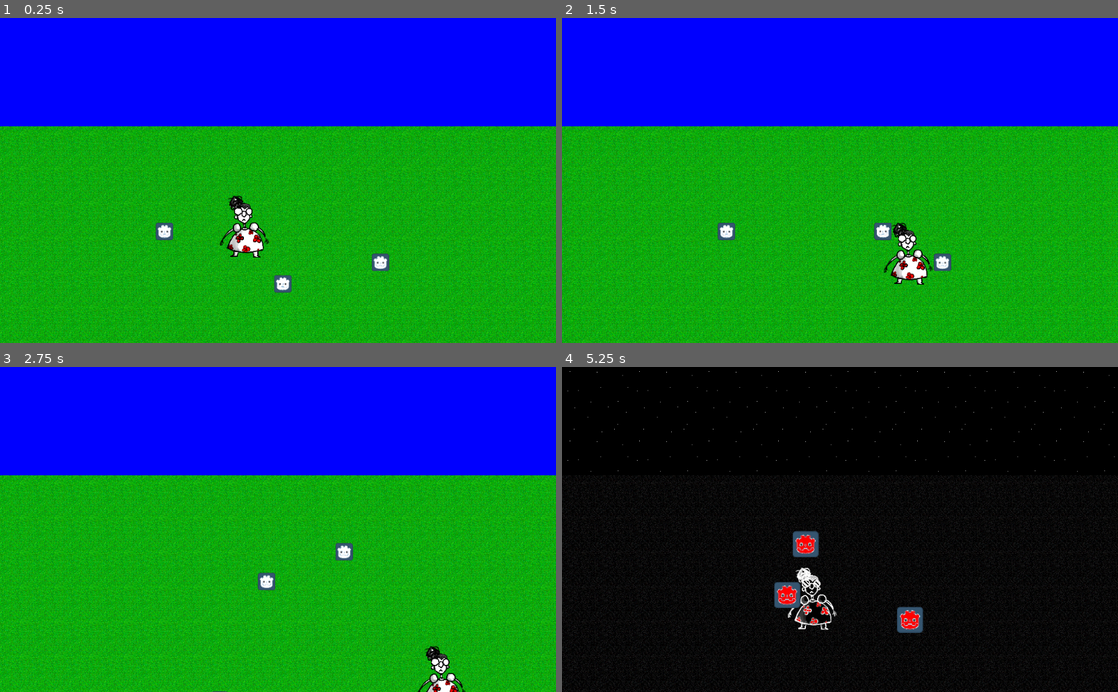
Above: before the commit, frames 1-4 (two rows, left to right).
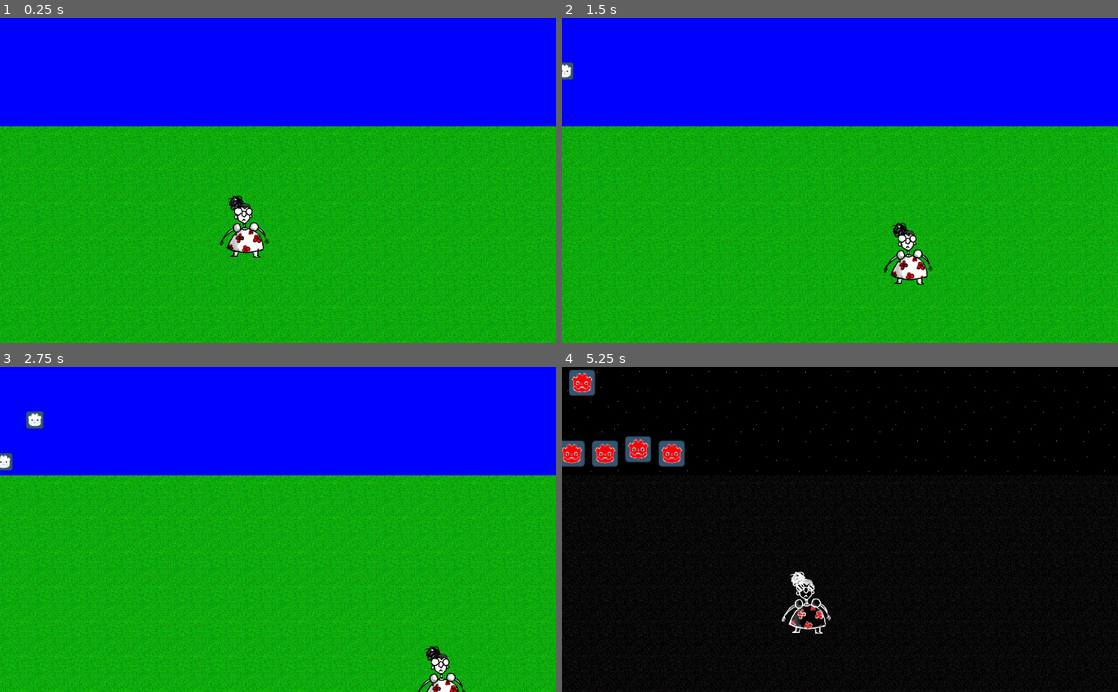
Above: after the commit, the same moments.

Repository: HedgeLizards/GGJ22
Game: Godot game, scene res://scenes/Main.tscn
The game is run twice, just before and just after one commit, with the same random seed, the same clock (stepped at 60 frames per second) and the same inputs. The engine's default icon, where the game draws it, is replaced by a stand-in: a white triangle on a blue panel in a dark square.
Inputs (mouse positions are in pixels of both pictures, inside the frame that each line leads up to):
- Up to frame 1 (0.25 s): no input
- Up to frame 2 (1.5 s): tap Enter at 0.5 s; move the mouse to (962, 164) at 0.52 s; press the mouse at (962, 164) at 0.53 s; hold D (right) 0.53-1.28 s; move the mouse to (728, 196) at 1.27 s; release the mouse at (728, 196) at 1.28 s; hold S (down) from 1.28 s (still down); click (728, 196) at 1.35 s
- Up to frame 3 (2.75 s): move the mouse to (333, 458) at 2.02 s; release S (down) at 2.03 s; press the mouse at (333, 458) at 2.03 s; hold D (right) from 2.03 s (still down)
- Up to frame 4 (5.25 s): move the mouse to (812, 594) at 2.77 s; release D (right) at 2.78 s; release the mouse at (812, 594) at 2.78 s; hold W (up) 2.78-3.53 s; click (812, 594) at 2.85 s; move the mouse to (1006, 578) at 3.52 s; press the mouse at (1006, 578) at 3.53 s; hold A (left) 3.53-5.03 s; move the mouse to (673, 480) at 4.27 s; release the mouse at (673, 480) at 4.28 s; click (673, 480) at 4.35 s; move the mouse to (867, 529) at 5.02 s; press the mouse at (867, 529) at 5.03 s; hold S (down) from 5.03 s (still down)

The runs differ from the first frame. In frame 1, 0.5% of the frame differs, in the area x 28-70%, y 63-85%; in frame 2, 0.6%; in frame 3, 0.6%; in frame 4, 3.8%, in the area x 0-65%, y 0-83%.

Commit message:
spawner and gles2

Diff:
--- a/project.godot
+++ b/project.godot
@@ -62,5 +62,6 @@
 
 [rendering]
 
+quality/driver/driver_name="GLES2"
 quality/intended_usage/framebuffer_allocation=0
 quality/intended_usage/framebuffer_allocation.mobile=1
--- a/scenes/Main.tscn
+++ b/scenes/Main.tscn
@@ -1,10 +1,10 @@
 [gd_scene load_steps=12 format=2]
 
-[ext_resource path="res://scenes/Rabbit.tscn" type="PackedScene" id=1]
 [ext_resource path="res://scripts/Tooltip.gd" type="Script" id=2]
 [ext_resource path="res://scenes/Player.tscn" type="PackedScene" id=3]
 [ext_resource path="res://scenes/Edge.tscn" type="PackedScene" id=4]
 [ext_resource path="res://scripts/Main.gd" type="Script" id=5]
+[ext_resource path="res://scripts/Spawner.gd" type="Script" id=6]
 [ext_resource path="res://scripts/DayNight.gd" type="Script" id=7]
 [ext_resource path="res://assets/day_background.png" type="Texture" id=8]
 [ext_resource path="res://assets/night_background.png" type="Texture" id=9]
@@ -84,15 +84,6 @@
 [node name="Player" parent="." groups=["dual"] instance=ExtResource( 3 )]
 position = Vector2( 450, 385 )
 
-[node name="Rabbit" parent="." instance=ExtResource( 1 )]
-position = Vector2( 284, 400 )
-
-[node name="Rabbit2" parent="." instance=ExtResource( 1 )]
-position = Vector2( 505, 503 )
-
-[node name="Rabbit3" parent="." instance=ExtResource( 1 )]
-position = Vector2( 683, 442 )
-
 [node name="LeftEdge" parent="." instance=ExtResource( 4 )]
 position = Vector2( -6, 493 )
 scale = Vector2( 1, 50 )
@@ -104,6 +95,7 @@
 [node name="TopEdge" parent="." instance=ExtResource( 4 )]
 position = Vector2( 667, 200 )
 scale = Vector2( 70, 1 )
+collision_layer = 7
 
 [node name="BottomEdge" parent="." instance=ExtResource( 4 )]
 position = Vector2( 681, 982 )
@@ -121,9 +113,14 @@
 wait_time = 5.0
 one_shot = true
 
+[node name="Spawner" type="Timer" parent="."]
+autostart = true
+script = ExtResource( 6 )
+
 [connection signal="tween_completed" from="Tooltip/Tween" to="Tooltip" method="_on_Tween_tween_completed"]
 [connection signal="tween_step" from="Tooltip/Tween" to="Tooltip" method="_on_Tween_tween_step"]
 [connection signal="timeout" from="DayNight/DayEnd" to="Tooltip" method="_on_DayEnd_timeout"]
 [connection signal="timeout" from="DayNight/DayEnd" to="DayNight" method="_on_DayEnd_timeout"]
 [connection signal="timeout" from="DayNight/NightEnd" to="Tooltip" method="_on_NightEnd_timeout"]
 [connection signal="timeout" from="DayNight/NightEnd" to="DayNight" method="_on_NightEnd_timeout"]
+[connection signal="timeout" from="Spawner" to="Spawner" method="_on_Spawner_timeout"]
--- a/scenes/Player.tscn
+++ b/scenes/Player.tscn
@@ -8,6 +8,8 @@
 extents = Vector2( 16, 16 )
 
 [node name="Player" type="KinematicBody2D"]
+collision_layer = 3
+collision_mask = 3
 script = ExtResource( 1 )
 
 [node name="Day" type="Sprite" parent="."]
--- a/scenes/Rabbit.tscn
+++ b/scenes/Rabbit.tscn
@@ -11,7 +11,8 @@
 radius = 30.0
 
 [node name="Rabbit" type="KinematicBody2D" groups=["bunnies", "dual"]]
-collision_layer = 5
+collision_layer = 6
+collision_mask = 2
 script = ExtResource( 2 )
 
 [node name="DayShape" type="CollisionShape2D" parent="."]
--- a/scripts/Rabbit.gd
+++ b/scripts/Rabbit.gd
@@ -8,22 +8,44 @@
 var speed = 200
 var evil = false
 var health = 10
+var edge_distance = 150
 
 
 const DeadBunny = preload("res://scenes/DeadBunny.tscn")
 
 # Called when the node enters the scene tree for the first time.
 func _ready():
-	pass # Replace with function body.
+	daychange(get_node("/root/Main/DayNight").is_night())
 
 func _on_RethinkTimer_timeout():
-	if status == Status.IDLE:
+	rethink()
+
+func rethink():
+	if status == Status.MOVE and not avoid_edge():
+		status = Status.IDLE
+		direction = Vector2(0, 0)
+	else:
 		status = Status.MOVE
 		direction = Vector2(1, 0).rotated(randf() * 2 * PI)
-	else:
-		status = Status.IDLE
+		avoid_edge()
 	$RethinkTimer.wait_time = 0.5+randf()
 
+
+func avoid_edge():
+	var Main = get_node("/root/Main")
+	if position.y < Main.get_node("TopEdge").position.y + edge_distance:
+		direction.y += 2
+		return true
+	if position.y > Main.get_node("BottomEdge").position.y - edge_distance:
+		direction.y -= 2
+		return true
+	if position.x < Main.get_node("LeftEdge").position.x + edge_distance:
+		direction.x += 2
+		return true
+	if position.x > Main.get_node("RightEdge").position.x - edge_distance:
+		direction.x -= 2
+		return true
+	return false
 
 func is_enemy():
 	return true
@@ -38,18 +60,13 @@
 
 
 func _physics_process(delta):
-	#var is_night = get_node("/root/Main/DayNight").is_night()
-	#if not evil and is_night:
-		#turn_evil()
-	#elif evil and not is_night:
-		#turn_peaceful()
 
 	if not evil and status == Status.MOVE:
-		move_and_slide(direction * speed)
+		move_and_slide(direction.normalized() * speed)
 
 	if evil:
-		direction = (get_node("/root/Main/Player").position - position).normalized()
-		move_and_slide(direction * speed)
+		direction = get_node("/root/Main/Player").position - position
+		move_and_slide(direction.normalized() * speed)
 
 
 func daychange(is_night):
@@ -60,3 +77,4 @@
 	$NightShape.disabled = not is_night
 	if not is_night:
 		health = 10
+	rethink()
--- /dev/null
+++ b/scripts/Spawner.gd
@@ -0,0 +1,23 @@
+extends Timer
+
+
+
+export var max_rabbits = 5
+export var outside_spawn_distance = 40
+
+const Rabbit = preload("res://scenes/Rabbit.tscn")
+
+
+func _on_Spawner_timeout():
+	if get_tree().get_nodes_in_group("bunnies").size() < max_rabbits:
+
+		var bunny = Rabbit.instance()
+
+		if randf() < 0.5 or true:
+			bunny.global_position.x = get_node("/root/Main/LeftEdge").position.x #- outside_spawn_distance
+		else:
+			bunny.global_position.x = get_node("/root/Main/RightEdge").position.x + outside_spawn_distance
+		var top_y = get_node("/root/Main/TopEdge").position.y + 5
+		var bottom_y = get_node("/root/Main/BottomEdge").position.y
+		bunny.global_position.y = top_y + randf() * (bottom_y - top_y)
+		get_node("/root").add_child(bunny)
